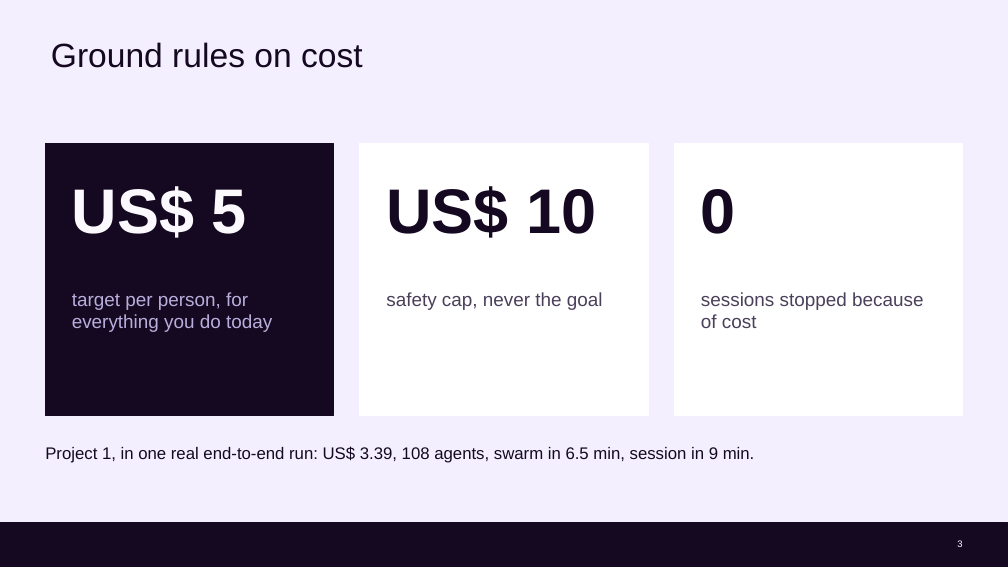
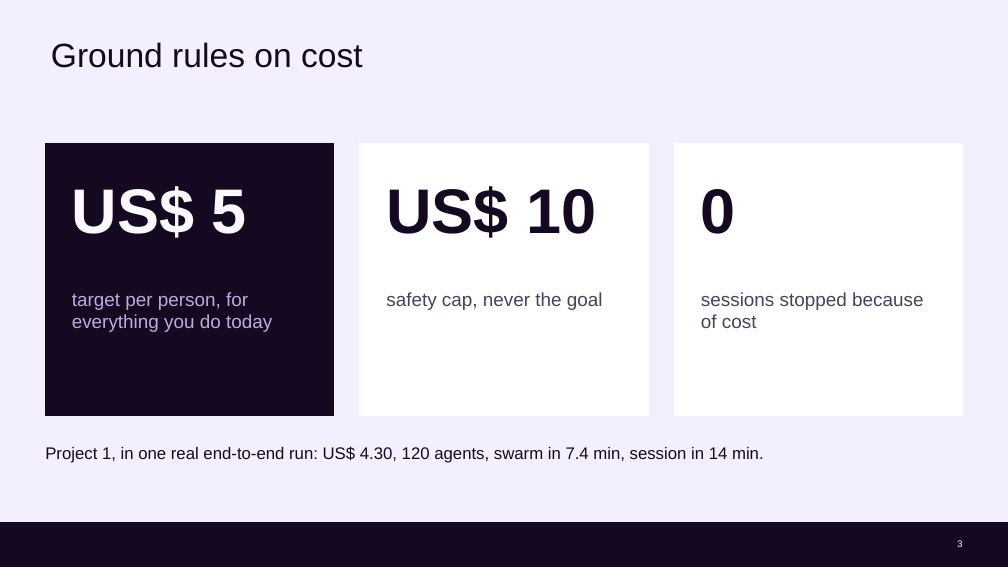
Before and after one commit to cx-guilherme-pinto/workshop-claude, a slide deck: slide 3 of slides/workshop.en.pptx. Drawn at 1008x567 pixels with LibreOffice and Linux fonts; fonts in the diff are those of the drawing; background and template pictures are left out. Boxes give left, top, right and bottom in pixels: in the first picture for what was removed or moved away, otherwise in the second. Text is boxed around its words. In the diff, an @@ line names an element or a change of style, - is before the commit and + after.

```diff
--- a/slides/workshop.en.pptx
+++ b/slides/workshop.en.pptx
@@ text at (x1=45, y1=446, x2=764, y2=463): text changed @@
-Project 1, in one real end-to-end run: US$ 3.39, 108 agents, swarm in 6.5 min, session in 9 min.
+Project 1, in one real end-to-end run: US$ 4.30, 120 agents, swarm in 7.4 min, session in 14 min.
```
Also in this commit, not shown: 5 other slides changed, 19 other files.
